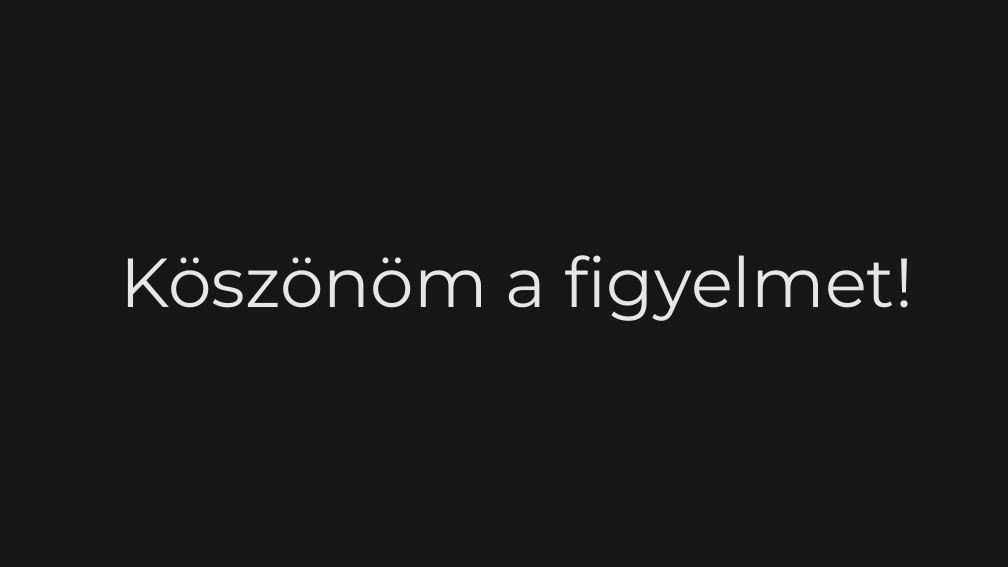
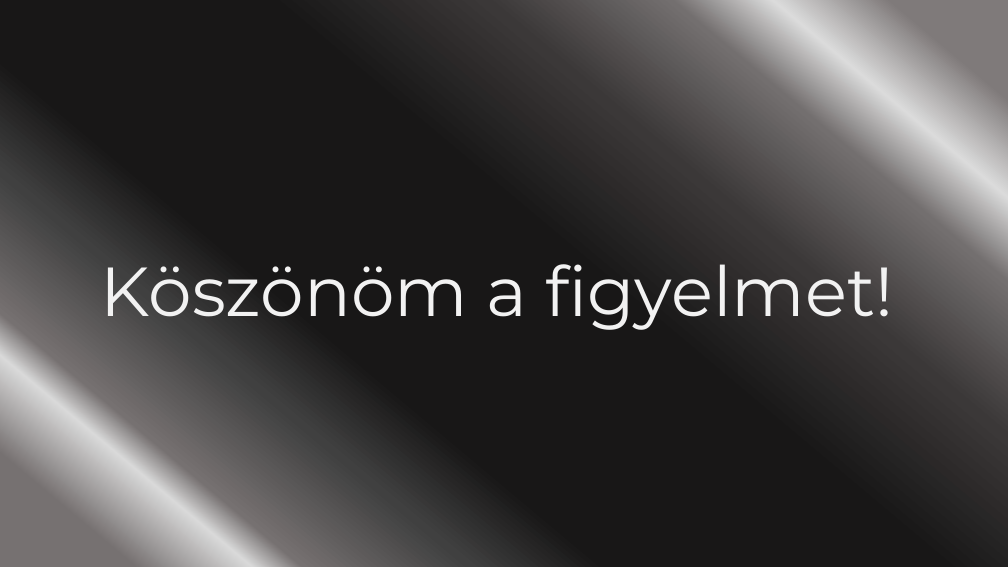
Before and after one commit to PiciMadar/IKTproba01, a slide deck: slide 7 of szakmaivalamiigen.pptx. Drawn at 1008x567 pixels with LibreOffice and Linux fonts; fonts in the diff are those of the drawing; background and template pictures are left out. Boxes give left, top, right and bottom in pixels: in the first picture for what was removed or moved away, otherwise in the second. Text is boxed around its words. In the diff, an @@ line names an element or a change of style, - is before the commit and + after.

```diff
--- a/szakmaivalamiigen.pptx
+++ b/szakmaivalamiigen.pptx
@@ background picture (left out) to gradient #7F7A7A to #DBDBDB to #736F6F to #3B3838 to #181717 to #404040 to #767171 to #D9D9D9 @@
@@ title "Köszönöm a figyelmet!": place and size @@
-title "Köszönöm a figyelmet!" at [121,255,913,321]
+title "Köszönöm a figyelmet!" at [101,249,893,333]
@@ title "Köszönöm a figyelmet!" at [101,249,893,333]: text colour #E7E6E6 to #F2F2F2 @@
```
Also in this commit, not shown: 7 other slides changed.
